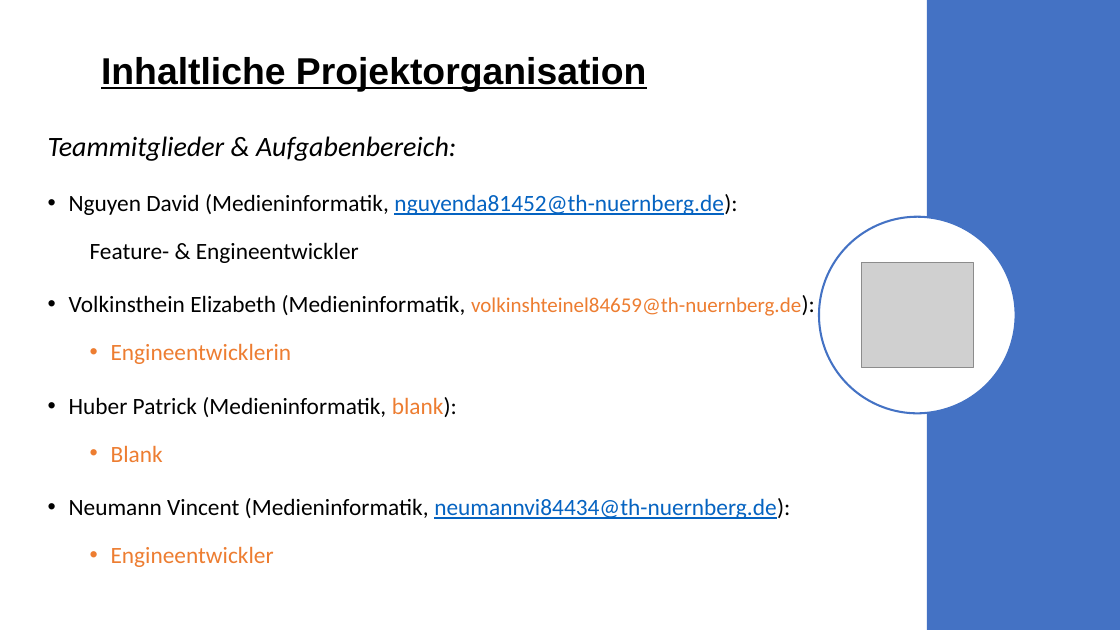
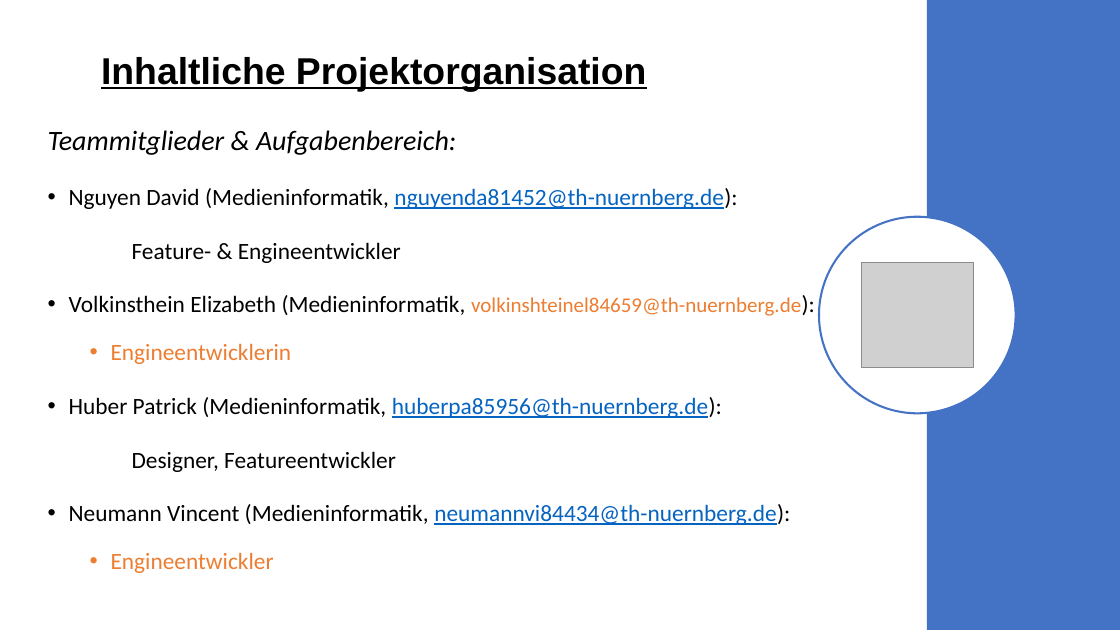
Before and after one commit to davidg-h/WinFormGame, a slide deck: slide 3 of Documentation/Präsentation.pptx. Drawn at 1120x630 pixels with LibreOffice and Linux fonts; fonts in the diff are those of the drawing; grey boxes stand for pictures. Boxes give left, top, right and bottom in pixels: in the first picture for what was removed or moved away, otherwise in the second. Text is boxed around its words. In the diff, an @@ line names an element or a change of style, - is before the commit and + after.

Commit message:
BugFixes and Design Level2

```diff
--- a/Documentation/Präsentation.pptx
+++ b/Documentation/Präsentation.pptx
@@ text at bbox=[132, 242, 401, 263]: list level 2 to 1 in "Feature- & Engineentwickler" @@
@@ text at bbox=[69, 397, 722, 472]: text changed @@
-• Huber Patrick (Medieninformatik, blank):
-  • Blank
+• Huber Patrick (Medieninformatik, huberpa85956@th-nuernberg.de):
+Designer, Featureentwickler
```
Also in this commit, not shown: 32 other files.
